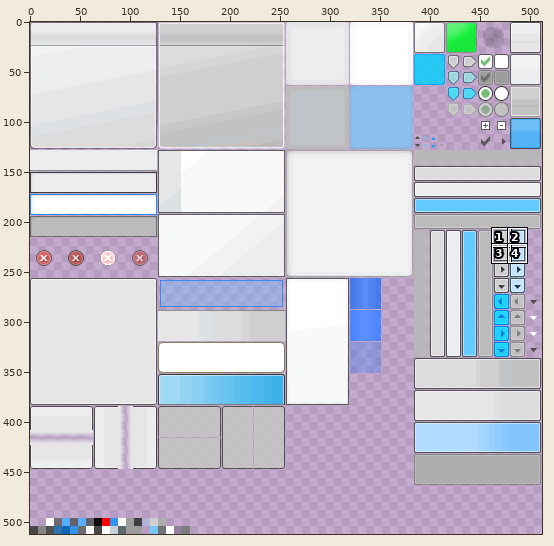
Sprite sheet, stored at TestApplication/DefaultSkin.png. Above: a wide view before the commit, with the close-up outlined.
Close-up. As it was:
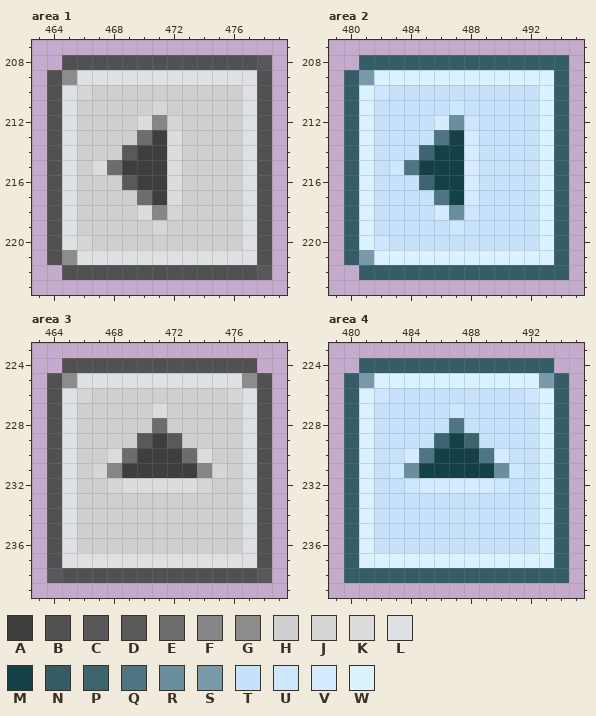
The file is 512x512 pixels. Pixels under 10% opacity are left out. Colours within 5 levels of each other are drawn and written as one. Shown: area 1: x 463..479, y 207..223; area 2: x 479..495, y 207..223; area 3: x 463..479, y 223..239; area 4: x 479..495, y 223..239. The commit also changed other parts of the picture, which this record leaves out.
Palette (. is transparent): A #3e3e3e  B #515151  C #545454f5  D #595959  E #6d6d6d  F #868686  G #8c8c8c  H #cfcfcf  J #d6d6d6  K #dcdcdc  L #dee1e3  M #144148  N #315b65fa  P #3c6570  Q #4e7582  R #6a8e9e  S #789bac  T #c6e2fa  U #cce7ff  V #d5ecff  W #daf3ff
Pixels before, area 1, first column x 464:
208 .BBBBBBBBBBBBBC
209 BGLLLLLLLLLLLLB
210 BLJHHHHHHHHHHLB
211 BLHHHHHJHHHHHLB
212 BLHHHHKFJHHHHLB
213 BLHHHHEAKHHHHLB
214 BLHHHDAAKHHHHLB
215 BLHKEAAAKHHHHLB
216 BLHHHDAAKHHHHLB
217 BLHHHHEAKHHHHLB
218 BLHHHHKFJHHHHLB
219 BLHHHHHJHHHHHLB
220 BLJHHHHHHHHHHLB
221 BGLLLLLLLLLLLLB
222 .BBBBBBBBBBBBBC
Pixels before, area 2, first column x 480:
208 .NNNNNNNNNNNNNN
209 NSWWWWWWWWWWWWN
210 NWUTTTTTTTTTTWN
211 NWTTTTTUTTTTTWN
212 NWTTTTVRUTTTTWN
213 NWTTTTQMVTTTTWN
214 NWTTTPMMVTTTTWN
215 NWTUQMMMVTTTTWN
216 NWTTTPMMVTTTTWN
217 NWTTTTQMVTTTTWN
218 NWTTTTVRUTTTTWN
219 NWTTTTTUTTTTTWN
220 NWUTTTTTTTTTTWN
221 NSWWWWWWWWWWWWN
222 .NNNNNNNNNNNNNN
Pixels before, area 3, first column x 464:
224 .BBBBBBBBBBBBB.
225 BGLLLLLLLLLLLGB
226 BLJHHHHHHHHHJLB
227 BLHHHHHKHHHHHLB
228 BLHHHHHEHHHHHLB
229 BLHHHHDADHHHHLB
230 BLHHKEAAAEKHHLB
231 BLHJFAAAAAFJHLB
232 BLHHJKKKKKJHHLB
233 BLHHHHHHHHHHHLB
234 BLHHHHHHHHHHHLB
235 BLHHHHHHHHHHHLB
236 BLHHHHHHHHHHHLB
237 BLLLLLLLLLLLLLB
238 CBBBBBBBBBBBBBC
Pixels before, area 4, first column x 480:
224 .NNNNNNNNNNNNN.
225 NSWWWWWWWWWWWSN
226 NWUTTTTTTTTTUWN
227 NWTTTTTUTTTTTWN
228 NWTTTTTQTTTTTWN
229 NWTTTTPMPTTTTWN
230 NWTTVQMMMQVTTWN
231 NWTURMMMMMRUTWN
232 NWTTUVVVVVUTTWN
233 NWTTTTTTTTTTTWN
234 NWTTTTTTTTTTTWN
235 NWTTTTTTTTTTTWN
236 NWTTTTTTTTTTTWN
237 NWWWWWWWWWWWWWN
238 NNNNNNNNNNNNNNN
Once edited:
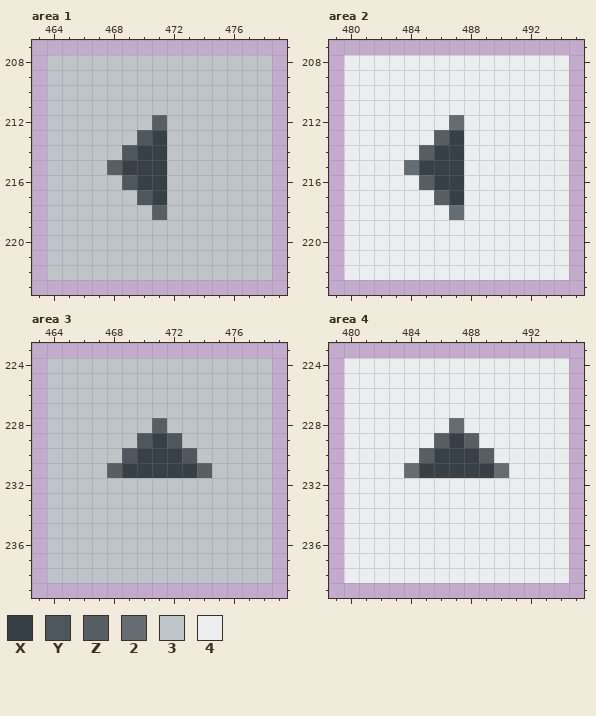
Colours new in this view: X #374047  Y #4f575e  Z #575f65  2 #656c72  3 #bec4c8  4 #ebedee
Diff:
Changed rows in their new state; - is an unchanged pixel.
Area 1:
first column x 464:
208 333333333333333
209 333333333333333
210 333333333333333
211 333333333333333
212 3333333Z3333333
213 333333YX3333333
214 33333YXX3333333
215 3333ZXXX3333333
216 33333YXX3333333
217 333333YX3333333
218 3333333Z3333333
219 333333333333333
220 333333333333333
221 333333333333333
222 333333333333333
Area 2:
first column x 480:
208 444444444444444
209 444444444444444
210 444444444444444
211 444444444444444
212 444444424444444
213 444444ZX4444444
214 44444ZXX4444444
215 44442XXX4444444
216 44444ZXX4444444
217 444444ZX4444444
218 444444424444444
219 444444444444444
220 444444444444444
221 444444444444444
222 444444444444444
Area 3:
first column x 464:
224 333333333333333
225 333333333333333
226 333333333333333
227 333333333333333
228 3333333Z3333333
229 333333YXY333333
230 33333YXXXY33333
231 3333ZXXXXXZ3333
232 333333333333333
233 333333333333333
234 333333333333333
235 333333333333333
236 333333333333333
237 333333333333333
238 333333333333333
Area 4:
first column x 480:
224 444444444444444
225 444444444444444
226 444444444444444
227 444444444444444
228 444444424444444
229 444444ZXZ444444
230 44444ZXXXZ44444
231 44442XXXXX24444
232 444444444444444
233 444444444444444
234 444444444444444
235 444444444444444
236 444444444444444
237 444444444444444
238 444444444444444
